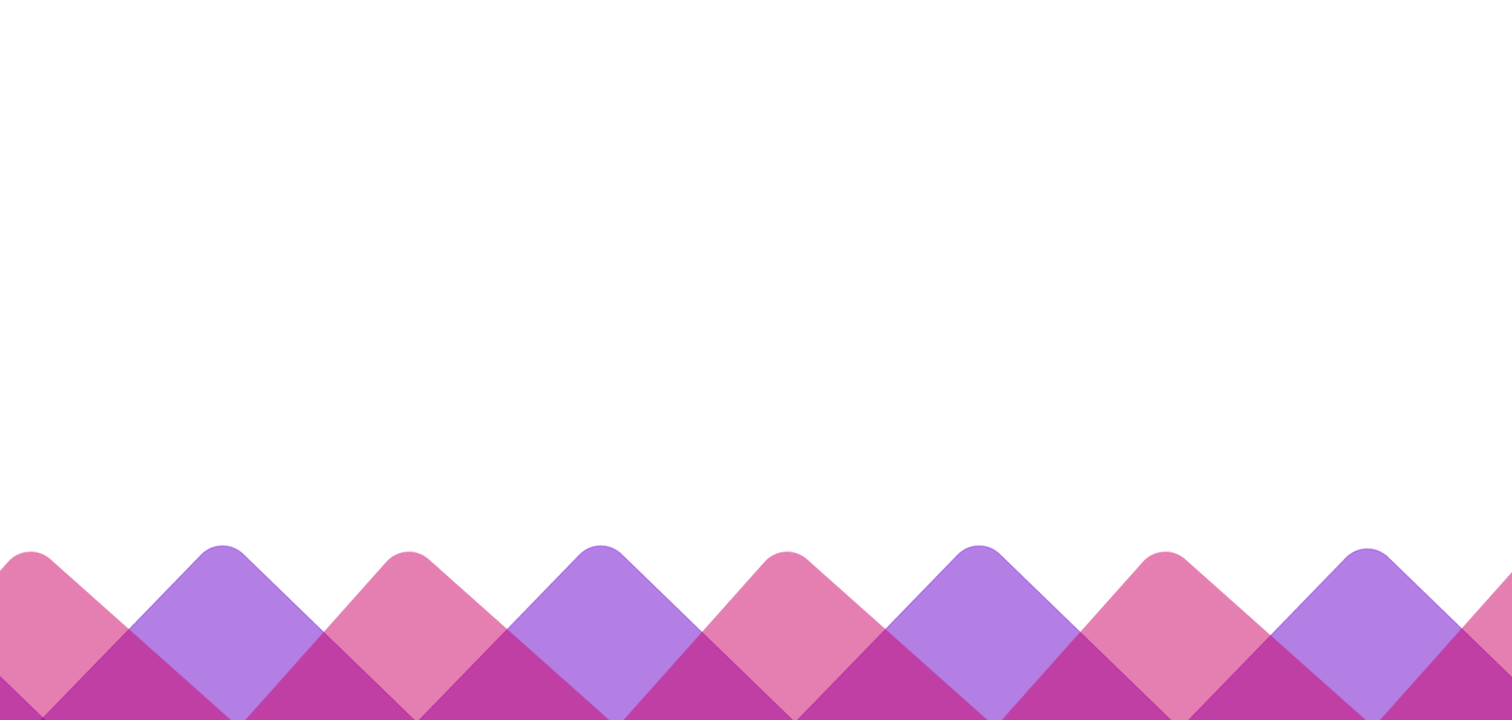
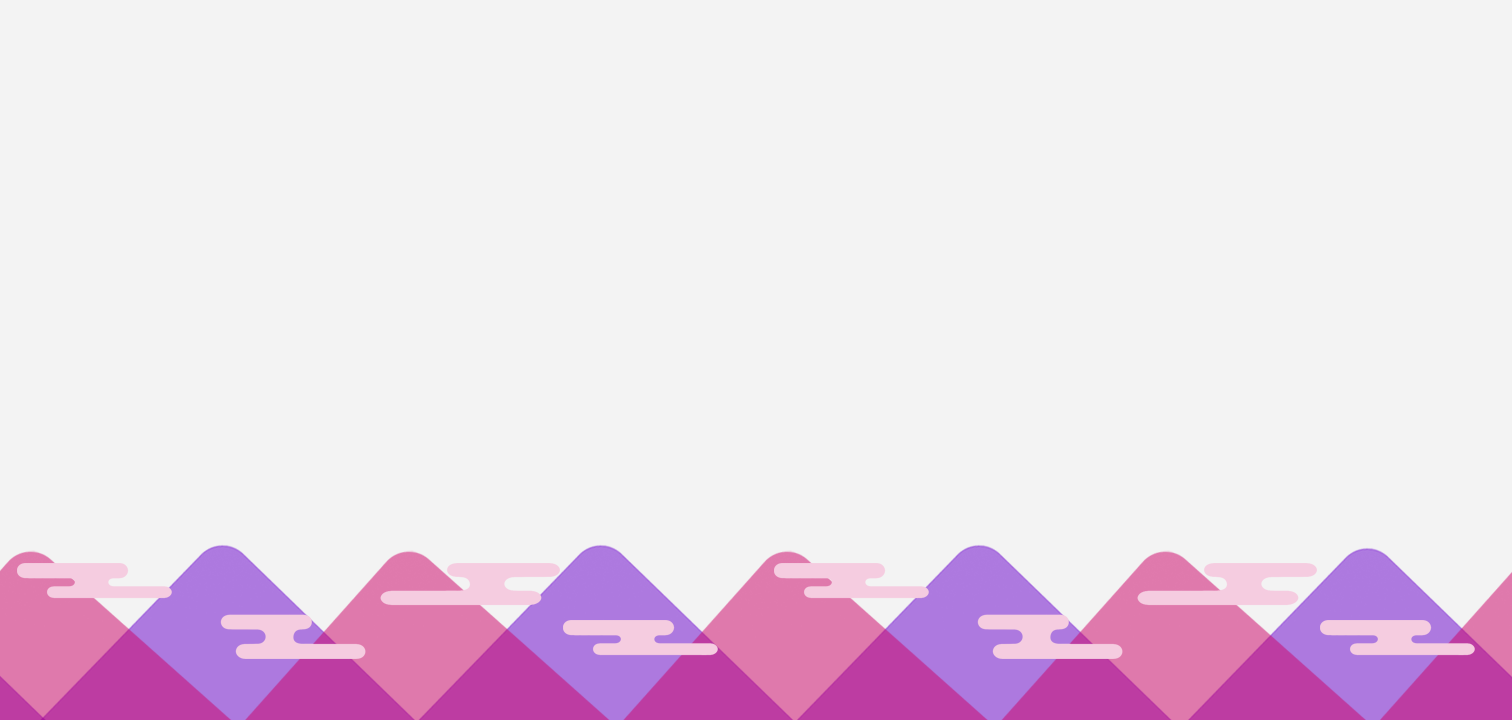
Two versions of the same layered image (1512 × 720). Layer-by-layer changes:
added group "Group 2 copy" with 2 layers above "Group 2" over [774, 563, 1475, 659]
added layer "Layer 9" (1st of 2, in "Group 2 copy") in group "Group 2 copy" over [1320, 620, 1475, 656]
added layer "Layer 8" (1st of 2, in "Group 2 copy") in group "Group 2 copy" over [774, 563, 1317, 659]
added group "Group 2" with 2 layers above "Group 1" over [17, 563, 718, 659]
added layer "Layer 9" (2nd of 2, in "Group 2") in group "Group 2" over [563, 620, 718, 656]
added layer "Layer 8" (2nd of 2, in "Group 2") in group "Group 2" over [17, 563, 560, 659]
painted on "Layer 1" over [0, 0, 1512, 720]
